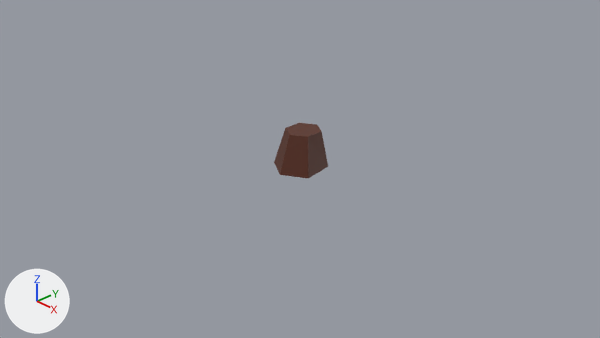
Before and after pictures for a commit that changed the Blender file assets/models/tree.blend.
One viewpoint serves both versions: the file's camera 'Camera'. Lighting does not change. The marker at lower left points along +X, +Y and +Z.

In view in the first picture: 'TreeStub'.
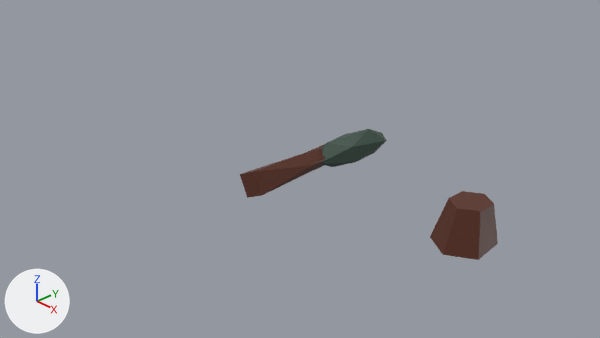
Changed parts and their boxes (x1, y1, x2, y2) in the pictures (600 x 338 px):
'TreeStub', moved
    before: (274, 123, 328, 179)
    after: (430, 191, 498, 260)
'Twig', added
    after: (240, 129, 387, 198)
    faces in mat_branch (brown #5a2d1d): (240, 144, 325, 198)
    faces in mat_leaf (dark green #394e43): (321, 129, 387, 167)

Patch to the scene script:
```diff
--- a/assets/models/tree.blend.py
+++ b/assets/models/tree.blend.py
@@ me_icosphere_006 @@
+me_icosphere_006.from_pydata(...)  # 24 vertices, 30 faces; spans x -0.89..0.98, y -2.67..0.85, z -3.03..3.53
+# faces by material slot: [20, 10]
+me_icosphere_006.materials.append(mat_leaf)  # dark green #394e43
+me_icosphere_006.materials.append(mat_branch)  # brown #5a2d1d
@@ ob_treestub @@
 ob_treestub = bpy.data.objects.new('TreeStub', me_cylinder_002)
-ob_treestub.location = (0.038, 0.0, 0.0)
+ob_treestub.location = (2.731, 0.0, 0.0)
@@ ob_twig @@
+ob_twig = bpy.data.objects.new('Twig', me_icosphere_006)
+ob_twig.location = (0.343, 0.63, 0.161)
+ob_twig.rotation_euler = (0.468, 0.991, -0.121)  # degrees (27, 57, -6.9)
+ob_twig.scale = (0.23, 0.58, 0.183)
```
